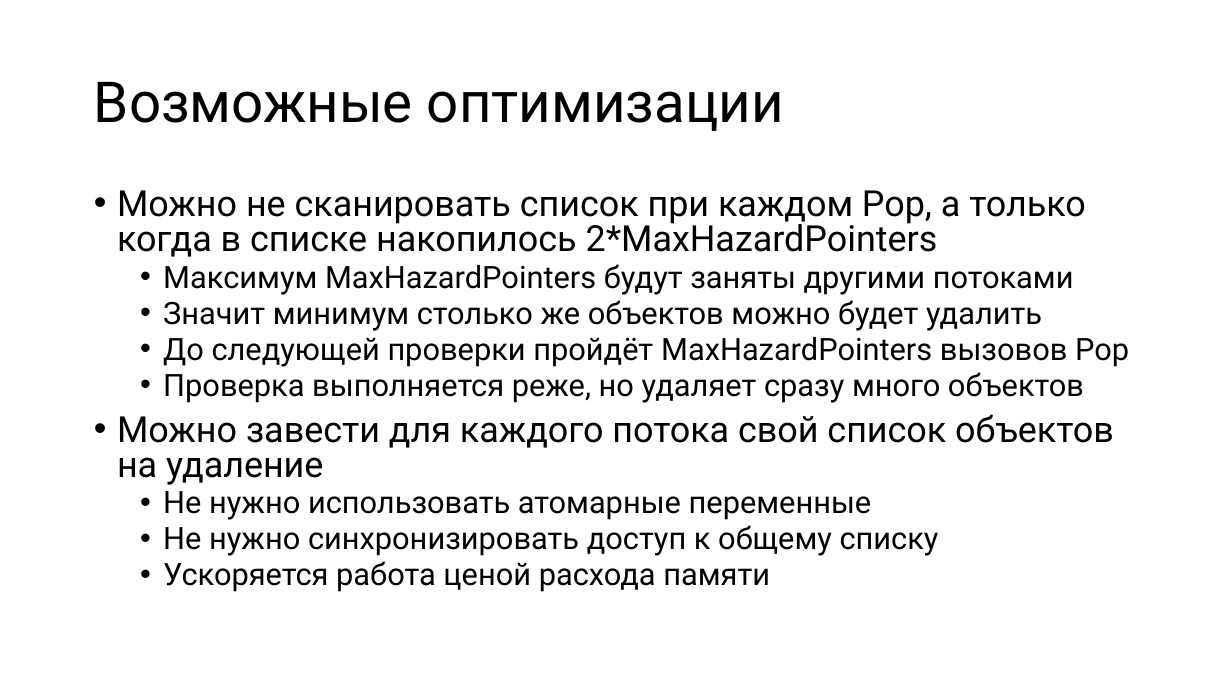
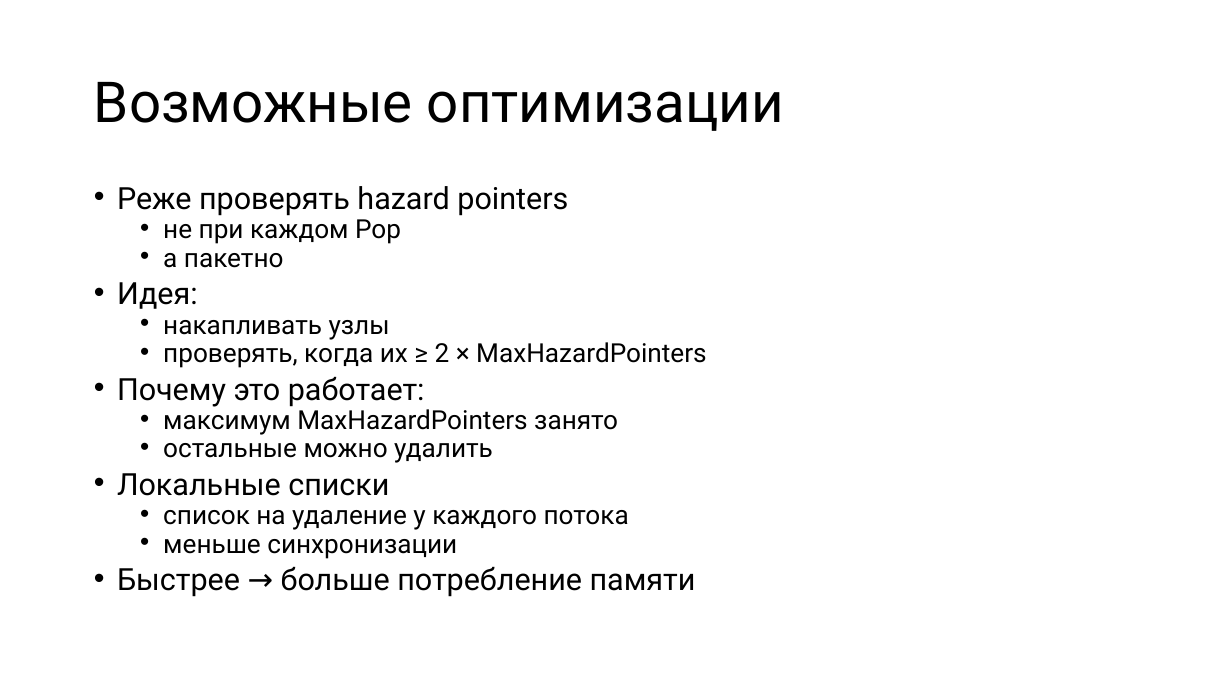
Before and after one commit to alexey-malov/pc, a slide deck: slide 49 of lectures/11/Lock-free алгоритмы и структуры данных.pptx (slide 39 before the commit). Drawn at 1232x693 pixels with LibreOffice and Linux fonts; fonts in the diff are those of the drawing. Boxes give left, top, right and bottom in pixels: in the first picture for what was removed or moved away, otherwise in the second. Text is boxed around its words. In the diff, an @@ line names an element or a change of style, - is before the commit and + after.

```diff
--- a/lectures/11/Lock-free алгоритмы и структуры данных.pptx
+++ b/lectures/11/Lock-free алгоритмы и структуры данных.pptx
@@ text at <box>117,186,707,597</box>: text changed; size 24 to 20.4 pt @@
-• Можно не сканировать список при каждом Pop, а только когда в списке накопилось 2*MaxHazardPointers
-  • Максимум MaxHazardPointers будут заняты другими потоками
-  • Значит минимум столько же объектов можно будет удалить
-  • До следующей проверки пройдёт MaxHazardPointers вызовов Pop
-  • Проверка выполняется реже, но удаляет сразу много объектов
-• Можно завести для каждого потока свой список объектов на удаление
-  • Не нужно использовать атомарные переменные
-  • Не нужно синхронизировать доступ к общему списку
-  • Ускоряется работа ценой расхода памяти
+• Реже проверять hazard pointers
+  • не при каждом Pop
+  • а пакетно
+• Идея:
+  • накапливать узлы
+  • проверять, когда их ≥ 2 × MaxHazardPointers
+• Почему это работает:
+  • максимум MaxHazardPointers занято
+  • остальные можно удалить
+• Локальные списки
+  • список на удаление у каждого потока
+  • меньше синхронизации
+• Быстрее → больше потребление памяти
```
Also in this commit, not shown: 16 other slides changed, 11 slides added, 1 slide removed, 8 other files.
